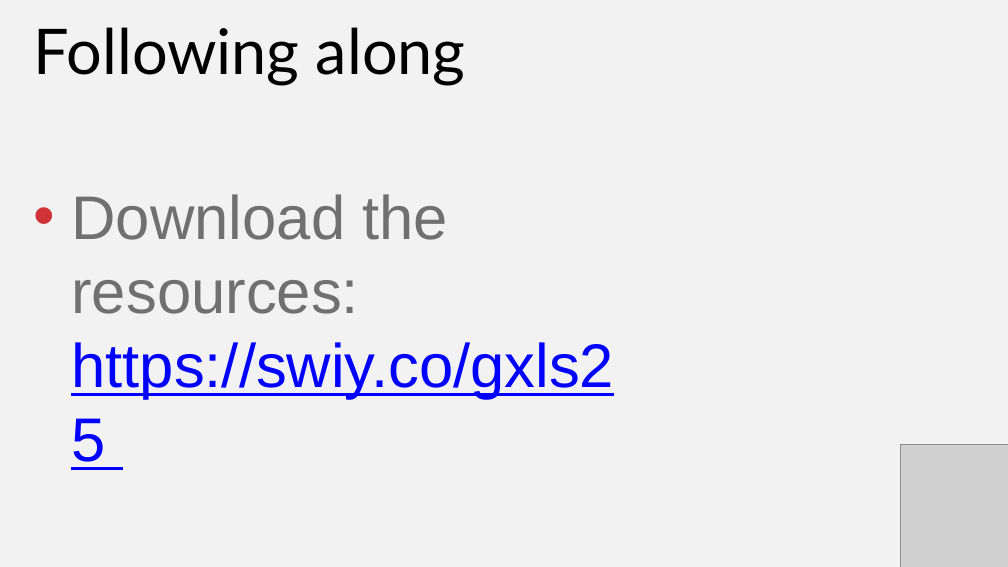
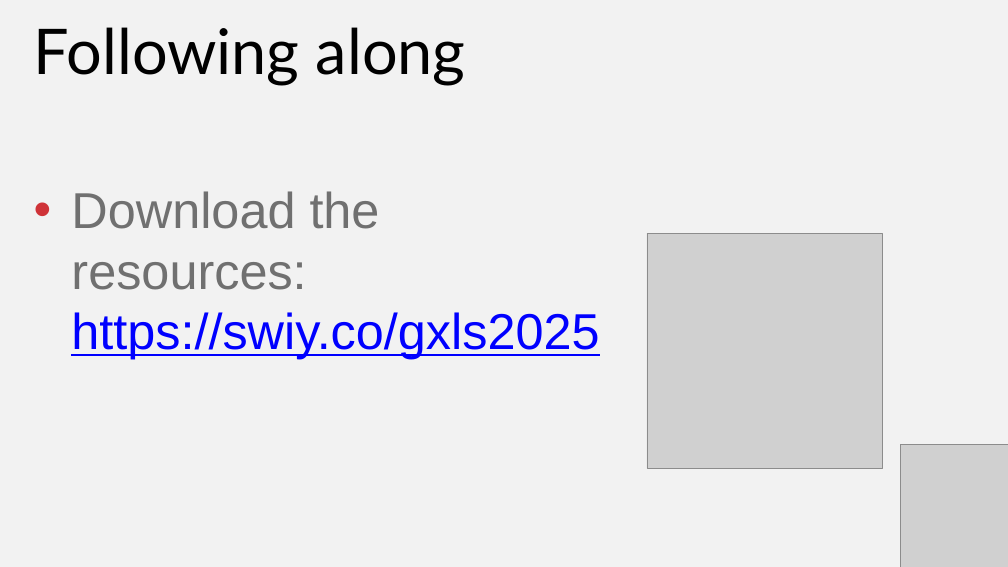
Before and after one commit to stringfestdata/xlgs-python-excel-copilot, a slide deck: slide 4 of xlgs-python-excel-copilot-slides.pptx. Drawn at 1008x567 pixels with LibreOffice and Linux fonts; fonts in the diff are those of the drawing; grey boxes stand for pictures. Boxes give left, top, right and bottom in pixels: in the first picture for what was removed or moved away, otherwise in the second. Text is boxed around its words. In the diff, an @@ line names an element or a change of style, - is before the commit and + after.

```diff
--- a/xlgs-python-excel-copilot-slides.pptx
+++ b/xlgs-python-excel-copilot-slides.pptx
@@ text at box(71, 191, 599, 359): text changed; size 88 to 72 pt @@
-• Download the resources: https://swiy.co/gxls25
+• Download the resources: https://swiy.co/gxls2025
@@ picture added at box(647, 233, 882, 468) @@
```
Also in this commit, not shown: 9 other files.
